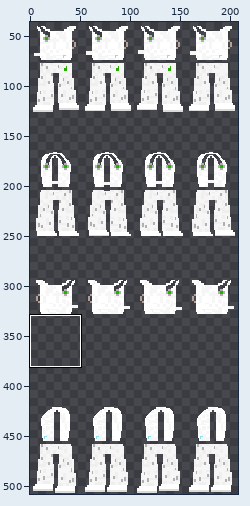
A sprite sheet gets an edit: assets/playerCustom/clothing/npc/babii.png. Above: a wide view before the commit, with the close-up outlined.
Close-up. Earlier state:
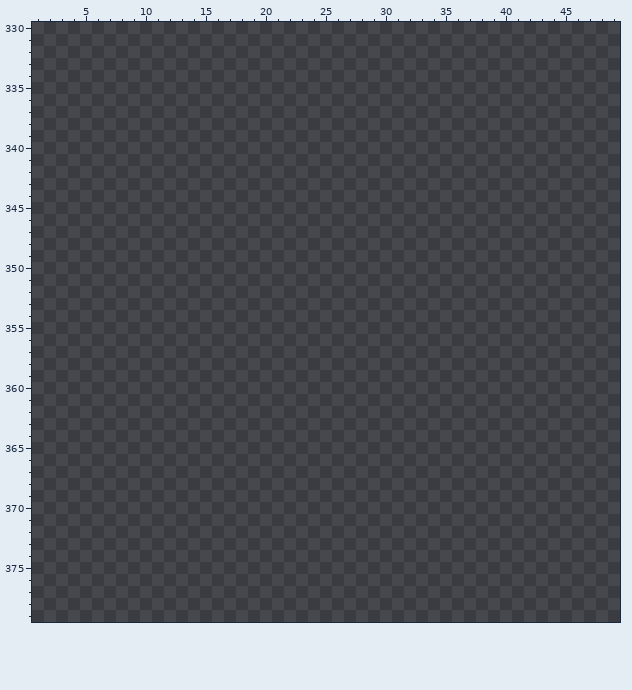
The file is 208x508 pixels. Colours within 5 levels of each other are drawn and written as one. Shown: x 1..49, y 330..379. The old version is drawn lined up with the new one. The wide view leaves out empty margins. The commit also changed other parts of the picture, which this record leaves out.
And afterwards:
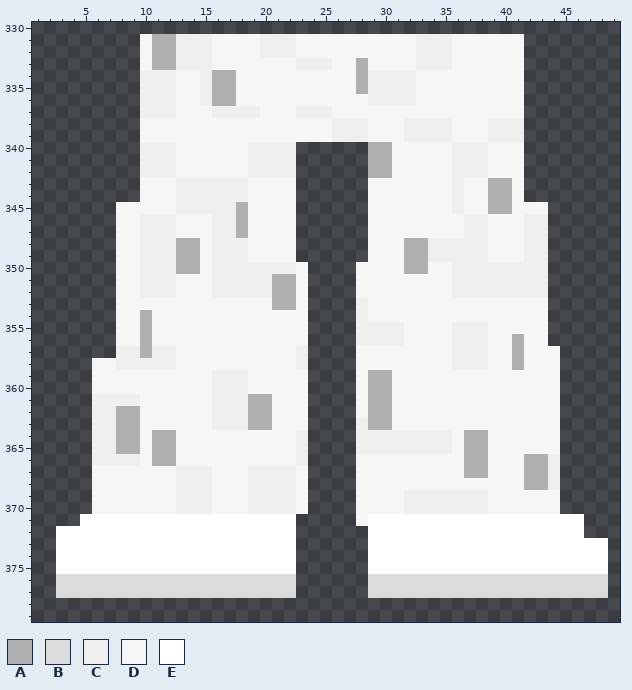
Palette (. is transparent): A #b0b0b0  B #dbdbdb  C #efefef  D #f6f6f6  E #ffffff
The exact change:
drawings rearranged on the sheet (the old picture shows each at its new place; 4 dropped ones are not shown)
@@ x 1..49 @@
 330 .................................................
-331 .................................................
-332 .................................................
-333 .................................................
-334 .................................................
-335 .................................................
-336 .................................................
-337 .................................................
-338 .................................................
-339 .................................................
-340 .................................................
-341 .................................................
-342 .................................................
-343 .................................................
-344 .................................................
-345 .................................................
-346 .................................................
-347 .................................................
-348 .................................................
-349 .................................................
-350 .................................................
-351 .................................................
-352 .................................................
-353 .................................................
-354 .................................................
-355 .................................................
-356 .................................................
-357 .................................................
-358 .................................................
-359 .................................................
-360 .................................................
-361 .................................................
-362 .................................................
-363 .................................................
-364 .................................................
-365 .................................................
-366 .................................................
-367 .................................................
-368 .................................................
-369 .................................................
-370 .................................................
-371 .................................................
-372 .................................................
-373 .................................................
-374 .................................................
-375 .................................................
-376 .................................................
-377 .................................................
+331 .........DAACCCDDDDCCCDDDDDDDDDDCCCDDDDDD........
+332 .........DAACCCDDDDCCCDDDDDDDDDDCCCDDDDDD........
+333 .........DAACCCDDDDDDDCCCDDADDDDCCCDDDDDD........
+334 .........CCCDDCAADDDDDDDDDDACCCCDDDDDDDDD........
+335 .........CCCDDCAADDDDDDDDDDACCCCDDDDDDDDD........
+336 .........CCCDDCAADDDDDDDDDDDCCCCDDDDDDDDD........
+337 .........CCCDDDCCCCDDDCCCDDDDDDDDDDDDDDDD........
+338 .........DDDDDDDDDDDDDDDDCCCDDDCCCCDDDCCC........
+339 .........DDDDDDDDDDDDDDDDCCCDDDCCCCDDDCCC........
+340 .........CCCDDDDDDCCCC......AADDDDDCCCDDD........
+341 .........CCCDDDDDDCCCC......AADDDDDCCCDDD........
+342 .........CCCDDDDDDCCCC......AADDDDDCCCDDD........
+343 .........DDDCCCCCCDDDD......DDDDDDDCDDAAD........
+344 .........DDDCCCCCCDDDD......DDDDDDDCDDAAD........
+345 .......DDDDDCCCCCADDDD......DDDDDDDCDDAADDD......
+346 .......DDCCCDDDCCADDDD......DDDDDDDDCCDDDCC......
+347 .......DDCCCDDDCCADDDD......DDDDDDDDCCDDDCC......
+348 .......DDCCCAADCCCDDDD......DDDAACCCCCDDDCC......
+349 .......DDCCCAADCCCDDDD......DDDAACCCCCDDDCC......
+350 .......DDCCCAADCCCCCCCD....DDDDAADDCCCCCCCC......
+351 .......DDCCCDDDCCCCCAAD....DDDDDDDDCCCCCCCC......
+352 .......DDCCCDDDCCCCCAAD....DDDDDDDDCCCCCCCC......
+353 .......DDDDDDDDDDDDDAAD....CDDDDDDDDDDDDDDD......
+354 .......DDADDDDDDDDDDDDD....CDDDDDDDDDDDDDDD......
+355 .......DDADDDDDDDDDDDDD....CCCCDDDDCCCDDDDD......
+356 .......DDADDDDDDDDDDDDD....CCCCDDDDCCCDDADD......
+357 .......CCACCDDDDDDDDDDC....DDDDDDDDCCCDDADDD.....
+358 .....DDCCCCCDDDDDDDDDDC....DDDDDDDDCCCDDADDD.....
+359 .....DDDDDDDDDDCCCDDDDD....DAADDDDDDDDDDDDDD.....
+360 .....DDDDDDDDDDCCCDDDDD....DAADDDDDDDDDDDDDD.....
+361 .....CCCCDDDDDDCCCAADDD....DAADDDDDDDDDDDDDD.....
+362 .....CCAADDDDDDCCCAADDD....DAADDDDDDDDDDDDDD.....
+363 .....CCAADDDDDDCCCAADDD....CAADDDDDDDDDDDDDD.....
+364 .....CCAADAADDDDDDDDDDC....CCCCCCCCDAADDDDDD.....
+365 .....CCAADAADDDDDDDDDDC....CCCCCCCCDAADDDDDD.....
+366 .....CCCCDAADDDDDDDDDDC....DDDDDDDDDAADDDAAC.....
+367 .....DDDDDDDCCCDDDCCCCD....DDDDDDDDDAADDDAAC.....
+368 .....DDDDDDDCCCDDDCCCCD....DDDDDDDDDDDDDDAAC.....
+369 .....DDDDDDDCCCDDDCCCCD....DDDDCCCCCCCDDDDDD.....
+370 .....DDDDDDDCCCDDDCCCCD....DDDDCCCCCCCDDDDDD.....
+371 ....EEEEEEEEEEEEEEEEEE.....DEEEEEEEEEEEEEEEEEE...
+372 ..EEEEEEEEEEEEEEEEEEEE......EEEEEEEEEEEEEEEEEE...
+373 ..EEEEEEEEEEEEEEEEEEEE......EEEEEEEEEEEEEEEEEEEE.
+374 ..EEEEEEEEEEEEEEEEEEEE......EEEEEEEEEEEEEEEEEEEE.
+375 ..EEEEEEEEEEEEEEEEEEEE......EEEEEEEEEEEEEEEEEEEE.
+376 ..BBBBBBBBBBBBBBBBBBBB......BBBBBBBBBBBBBBBBBBBB.
+377 ..BBBBBBBBBBBBBBBBBBBB......BBBBBBBBBBBBBBBBBBBB.
 378 .................................................
